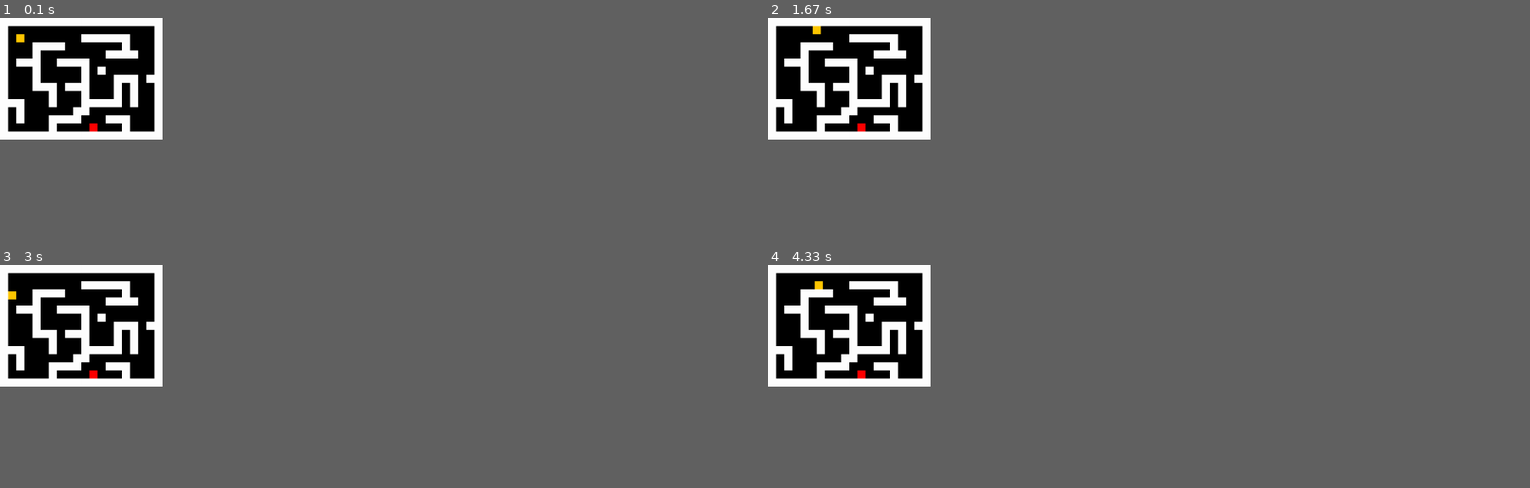
Above: before the commit, frames 1-4 (two rows, left to right).
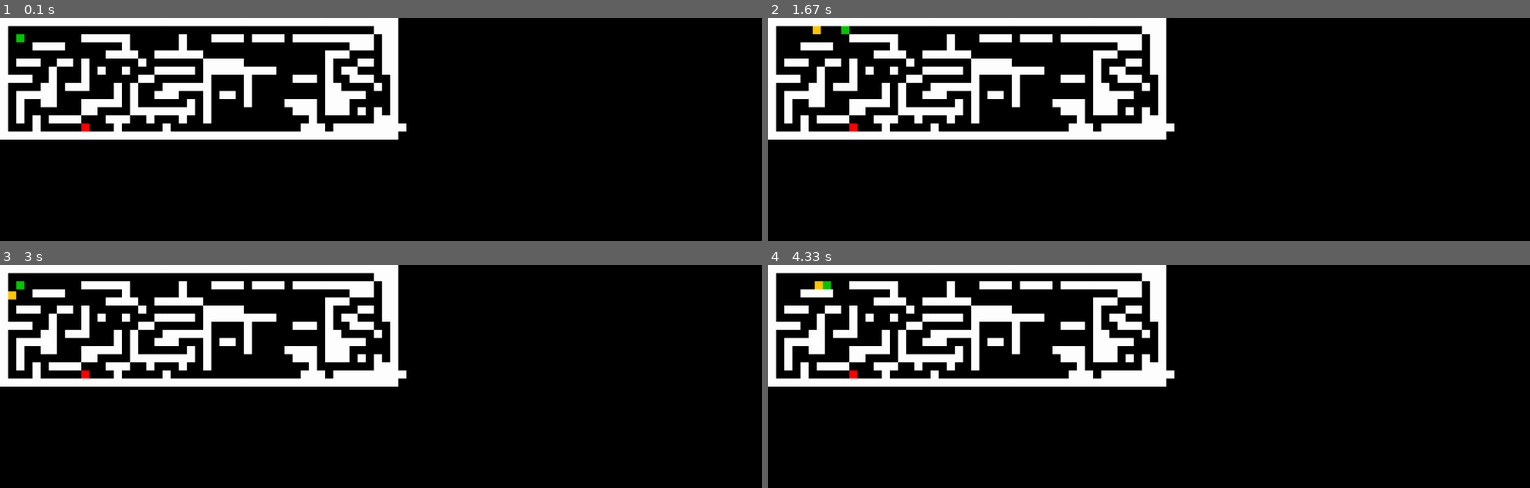
Above: after the commit, the same moments.

Repository: latuszek-piotr/gimnazjum-pygame
Game: pygame game, started from trening_kolizji.py
Same seed, same stepped clock (60 frames per second), same inputs: the game is played once before the commit and once after it. The source is Python 2; it was converted automatically to run under Python 3.
Inputs:
- Up to frame 1 (0.1 s): no input
- Up to frame 2 (1.67 s): hold D 0.33-0.8 s; hold W 0.83-1.13 s; hold Up 0.83-1.13 s; hold D 1.17-1.63 s; hold Right 1.17-1.63 s
- Up to frame 3 (3 s): hold A 1.67-2.2 s; hold Left 1.67-2.2 s; hold S 2.23-2.53 s; hold Down 2.23-2.53 s; hold A 2.57-2.97 s; hold Left 2.57-2.97 s
- Up to frame 4 (4.33 s): hold W 3-3.37 s; hold Up 3-3.37 s; hold D 3.4-4.03 s; hold Right 3.4-4.03 s; hold S from 4.07 s (still down); hold Down from 4.07 s (still down)
In our replay, the window is 192x144 before the commit and 900x264 after it. These sizes can differ from the game's own. Grey fills any space a smaller window leaves; there, only what the larger window draws over its background counts as a difference.

The runs differ from the first frame. In frame 1, 10% of the frame differs, in the area x 1-54%, y 0-55%; in frame 2, 10%; in frame 3, 10%; in frame 4, 10%.

Commit message:
bohater wiktor krol szarancza

Diff:
--- /dev/null
+++ b/character.py
@@ -0,0 +1,13 @@
+
+class character:
+    def __init__(self,name, hp):
+        self.name = name
+        self.hp = hp
+
+    def attack(self, other):
+        pass
+
+    def update(self):
+        if self.hp < 0:
+            self.dead = True
+            self.hp = 0
--- /dev/null
+++ b/king_szarancza.py
@@ -0,0 +1,7 @@
+
+from character import *
+
+class enemy:
+    def__init__(self,name, hp, str)
+    character.__init__(name, hp)
+    self.str = str
--- a/trening_kolizji.py
+++ b/trening_kolizji.py
@@ -47,36 +47,36 @@
 
 # Set up the display
 pygame.display.set_caption("Get to the red square!")
-screen = pygame.display.set_mode((320, 240))
+screen = pygame.display.set_mode((1500, 440))
 
 clock = pygame.time.Clock()
 walls = [] # List to hold the walls
 player = Player() # Create the player
-
+player2 = Player()
 # Holds the level layout in a list of strings.
 level = [
-"WWWWWWWWWWWWWWWWWWWW",
-"W                  W",
-"W         WWWWWW   W",
-"W   WWWW       W   W",
-"W   W        WWWW  W",
-"W WWW  WWWW        W",
-"W   W     W W      W",
-"W   W     W   WWW WW",
-"W   WWW WWW   W W  W",
-"W     W   W   W W  W",
-"WWW   W   WWWWW W  W",
-"W W      WW        W",
-"W W   WWWW   WWW   W",
-"W     W    E   W   W",
-"WWWWWWWWWWWWWWWWWWWW",
+"wwwwwwwwwwwwwwwwwwwwwwwwwwwwwwwwwwwwwwwwwwwwwwwww",
+"w                                             www",
+"w         wwwwww      w   wwww wwww wwwwwwwwww ww",
+"w   wwww       w      w                    www ww",
+"w   W        wwww  wwwwww               www    ww",
+"w www  ww w      w       wwwww          w   ww ww",
+"w     w   w w  w   wwwww wwwwwwwww      w wwE  ww",
+"wwww  w   w      ww      w   Ew     www w  www  w",
+"w    ww www   w w   wwwwww    w         ww    w w",
+"w wwwww       w w  www   w ww w         wwwww W w",
+"w w  ww   wwwww w      w w    w    wwww www     w",
+"w w       ww    wwwwwwww w          www www w w w",
+"w w w wwww   www  w   w  w            w       www",
+"w   w     E   w     w                www wwwwwwwww",
+"wwwwwwwwwwwwwwwwwwwwwwwwwwwwwwwwwwwwwwwwwwwwwwwww",
 ]
 
 # Parse the level string above. W = wall, E = exit
 x = y = 0
 for row in level:
     for col in row:
-        if col == "W":
+        if col == "w":
             Wall((x, y))
         if col == "E":
             end_rect = pygame.Rect(x, y, 16, 16)
@@ -97,6 +97,16 @@
 
     # Move the player if an arrow key is pressed
     key = pygame.key.get_pressed()
+    if key[pygame.K_a]:
+        player2.move(-2, 0)
+    if key[pygame.K_d]:
+        player2.move(2, 0)
+    if key[pygame.K_w]:
+        player2.move(0, -2)
+    if key[pygame.K_s]:
+        player2.move(0, 2)
+
+    key = pygame.key.get_pressed()
     if key[pygame.K_LEFT]:
         player.move(-2, 0)
     if key[pygame.K_RIGHT]:
@@ -110,10 +120,14 @@
     if player.rect.colliderect(end_rect):
         raise SystemExit, "You win!"
 
+    if player2.rect.colliderect(end_rect):
+        raise SystemExit, "You win!"
+
     # Draw the scene
     screen.fill((0, 0, 0))
     for wall in walls:
         pygame.draw.rect(screen, (255, 255, 255), wall.rect)
     pygame.draw.rect(screen, (255, 0, 0), end_rect)
     pygame.draw.rect(screen, (255, 200, 0), player.rect)
+    pygame.draw.rect(screen, (0, 200, 0), player2.rect)
     pygame.display.flip()
--- /dev/null
+++ b/wiktor.py
@@ -0,0 +1,8 @@
+
+from character import *
+
+class Player:
+    def __init__(self,name, hp, str,int):
+        character.__init__(self,name, hp)
+        self.str = str
+        self.int = int
Not shown, added: fabula/linki
